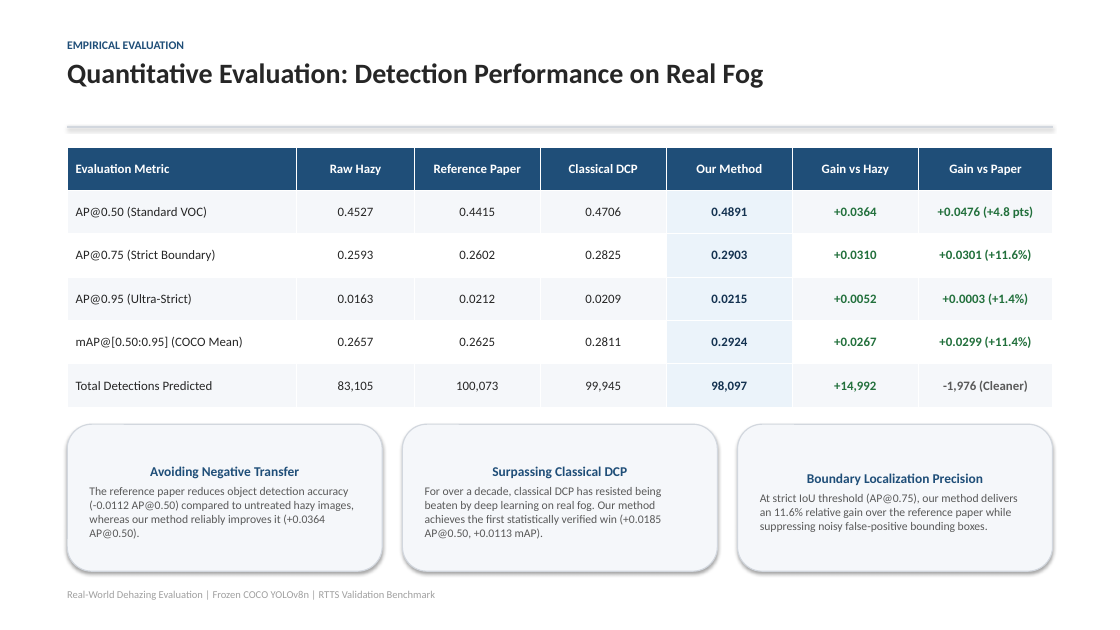
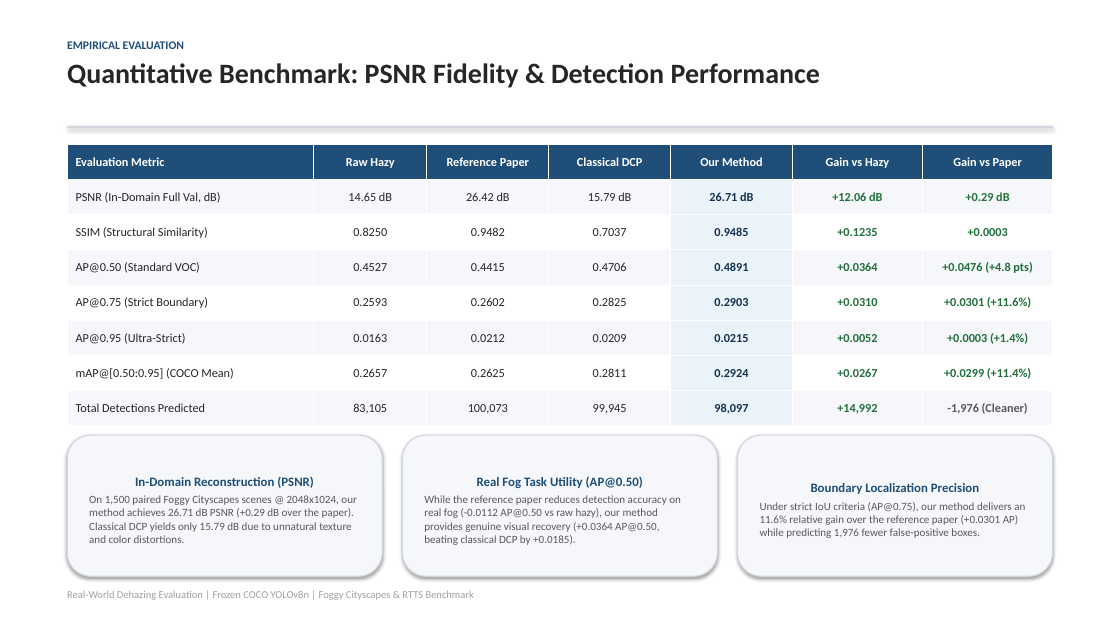
Before and after one commit to Somebody31/IP_Project, a slide deck: slide 4 of docs/reports/presentation.pptx. Drawn at 1120x630 pixels with LibreOffice and Linux fonts; fonts in the diff are those of the drawing. Boxes give left, top, right and bottom in pixels: in the first picture for what was removed or moved away, otherwise in the second. Text is boxed around its words. In the diff, an @@ line names an element or a change of style, - is before the commit and + after.

Commit message:
docs: include PSNR and SSIM benchmarks across all presentation slides and artifacts

```diff
--- a/docs/reports/presentation.pptx
+++ b/docs/reports/presentation.pptx
@@ text at [67, 63, 820, 88]: text changed @@
-Quantitative Evaluation: Detection Performance on Real Fog
+Quantitative Benchmark: PSNR Fidelity & Detection Performance
@@ table at [67, 145, 1053, 426] @@
+row 2: PSNR (In-Domain Full Val, dB) | 14.65 dB | 26.42 dB | 15.79 dB | 26.71 dB | +12.06 dB | +0.29 dB
+row 3: SSIM (Structural Similarity) | 0.8250 | 0.9482 | 0.7037 | 0.9485 | +0.1235 | +0.0003
@@ rounded rectangle "In-Domain Reconstruction (PSNR)": place and size @@
-rounded rectangle "In-Domain Reconstruction (PSNR)" at [67, 424, 382, 571]
+rounded rectangle "In-Domain Reconstruction (PSNR)" at [67, 435, 382, 576]
@@ rounded rectangle "Real Fog Task Utility (AP@0.50)": place and size @@
-rounded rectangle "Real Fog Task Utility (AP@0.50)" at [402, 424, 718, 571]
+rounded rectangle "Real Fog Task Utility (AP@0.50)" at [402, 435, 718, 576]
@@ rounded rectangle "Boundary Localization Precision": place and size @@
-rounded rectangle "Boundary Localization Precision" at [738, 424, 1053, 571]
+rounded rectangle "Boundary Localization Precision" at [738, 435, 1053, 576]
@@ text in rounded rectangle at [89, 476, 356, 543]: text changed; size 10 to 9.5 pt @@
-Avoiding Negative Transfer
-The reference paper reduces object detection accuracy (-0.0112 AP@0.50) compared to untreated hazy images, whereas our method reliably improves it (+0.0364 AP@0.50).
+In-Domain Reconstruction (PSNR)
+On 1,500 paired Foggy Cityscapes scenes @ 2048x1024, our method achieves 26.71 dB PSNR (+0.29 dB over the paper). Classical DCP yields only 15.79 dB due to unnatural texture and color distortions.
@@ text in rounded rectangle at [424, 476, 681, 545]: text changed; size 10 to 9.5 pt @@
-Surpassing Classical DCP
-For over a decade, classical DCP has resisted being beaten by deep learning on real fog. Our method achieves the first statistically verified win (+0.0185 AP@0.50, +0.0113 mAP).
+Real Fog Task Utility (AP@0.50)
+While the reference paper reduces detection accuracy on real fog (-0.0112 AP@0.50 vs raw hazy), our method provides genuine visual recovery (+0.0364 AP@0.50, beating classical DCP by +0.0185).
@@ text in rounded rectangle at [760, 502, 1025, 538]: text changed; size 10 to 9.5 pt @@
-At strict IoU threshold (AP@0.75), our method delivers an 11.6% relative gain over the reference paper while suppressing noisy false-positive bounding boxes.
+Under strict IoU criteria (AP@0.75), our method delivers an 11.6% relative gain over the reference paper (+0.0301 AP) while predicting 1,976 fewer false-positive boxes.
@@ text in rounded rectangle at [811, 483, 979, 494]: size 11.5 to 11 pt in "Boundary Localization Precision" @@
@@ text at [67, 591, 474, 600]: text changed @@
-Real-World Dehazing Evaluation | Frozen COCO YOLOv8n | RTTS Validation Benchmark
+Real-World Dehazing Evaluation | Frozen COCO YOLOv8n | Foggy Cityscapes & RTTS Benchmark
```
Also in this commit, not shown: 4 other slides changed, 2 other files.
